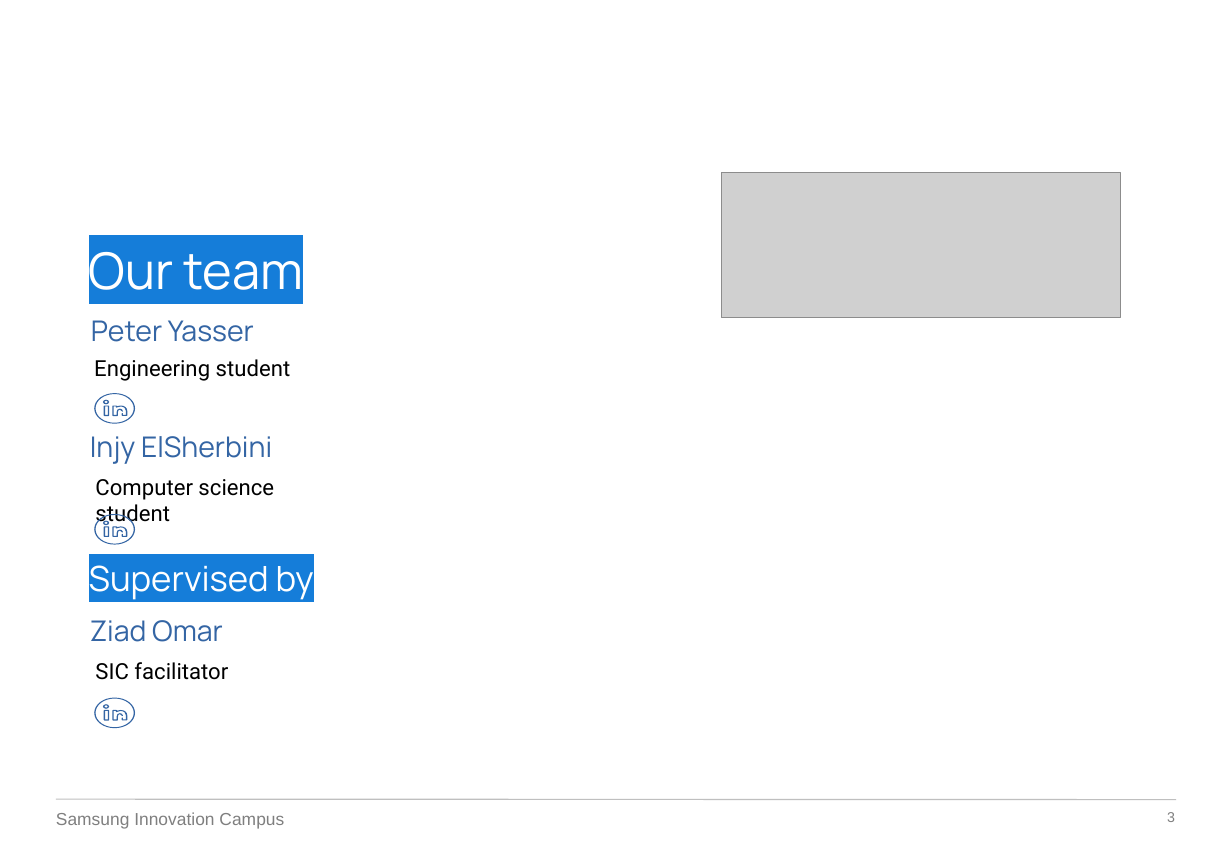
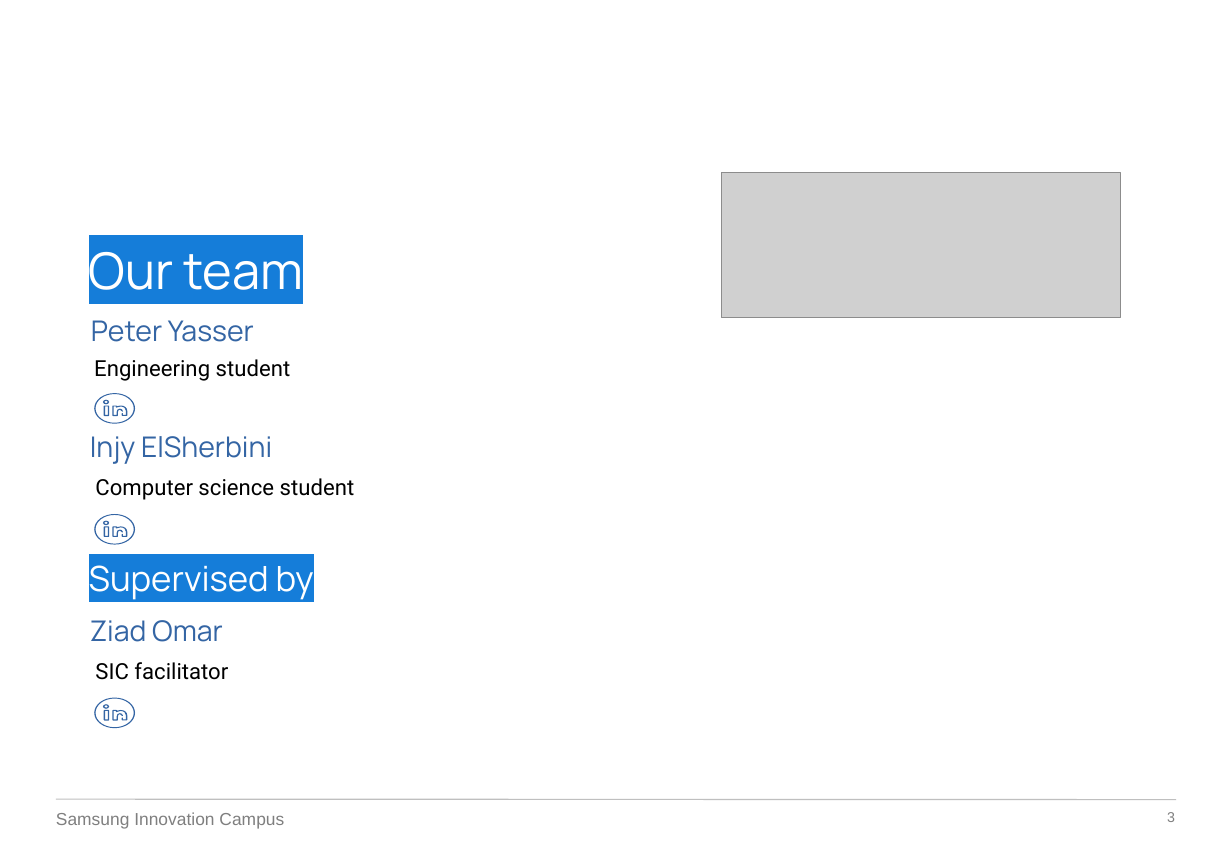
Before and after one commit to IinjyI/Airlines-Customer-Satisfaction, a slide deck: slide 3 of presentation-final.pptx. Drawn at 1232x853 pixels with LibreOffice and Linux fonts; fonts in the diff are those of the drawing; grey boxes stand for pictures; background and template pictures are left out. Boxes give left, top, right and bottom in pixels: in the first picture for what was removed or moved away, otherwise in the second. Text is boxed around its words. In the diff, an @@ line names an element or a change of style, - is before the commit and + after.

```diff
--- a/presentation-final.pptx
+++ b/presentation-final.pptx
@@ text "Computer science student" rewrapped from (95, 479, 274, 528) to (95, 478, 355, 500) @@
```
Also in this commit, not shown: 5 other slides changed.
